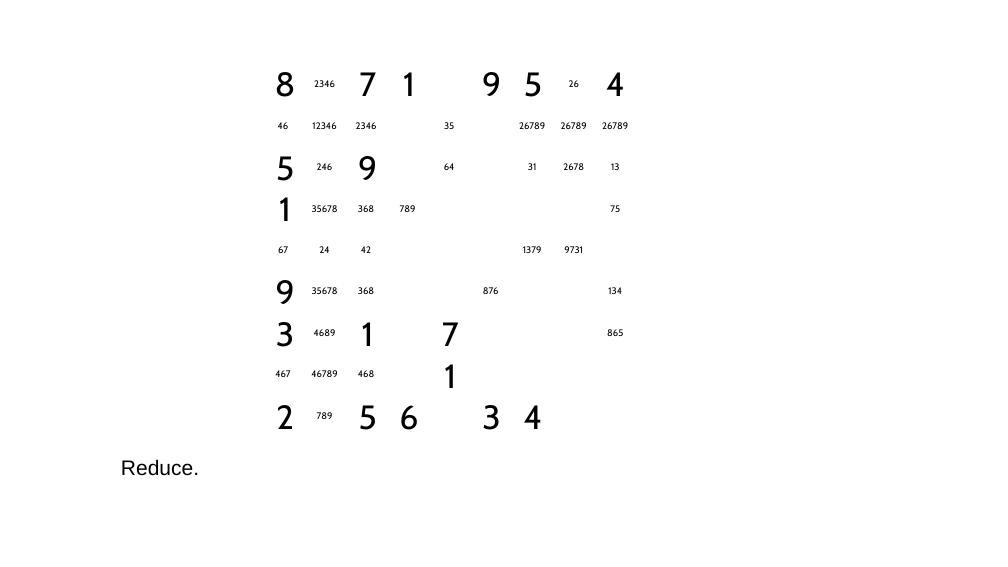
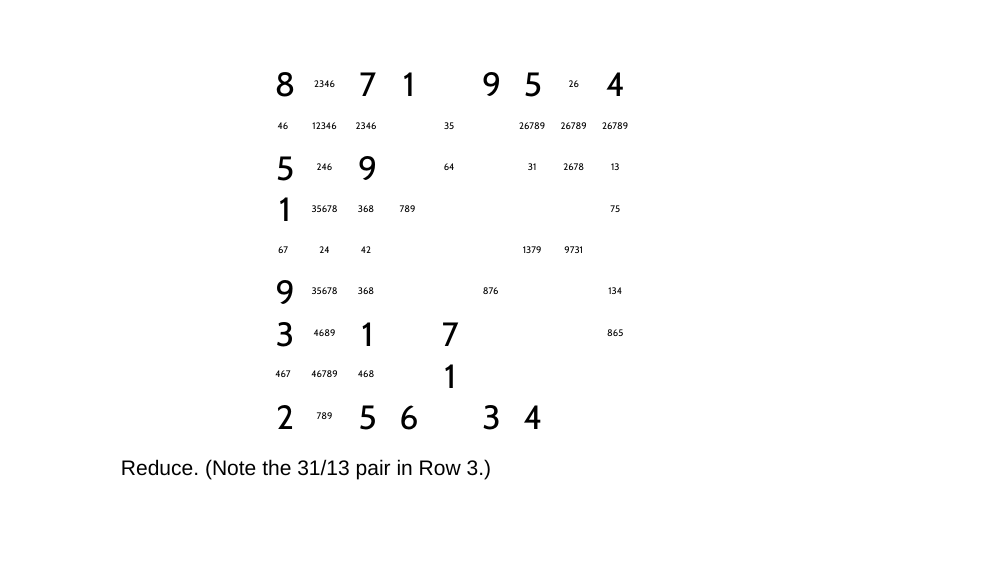
Before and after one commit to jhardis/WSJ_Number_Puzzles, a slide deck: slide 22 of 20260418_1.pptx. Drawn at 1008x567 pixels with LibreOffice and Linux fonts; fonts in the diff are those of the drawing; background and template pictures are left out. Boxes give left, top, right and bottom in pixels: in the first picture for what was removed or moved away, otherwise in the second. Text is boxed around its words. In the diff, an @@ line names an element or a change of style, - is before the commit and + after.

```diff
--- a/20260418_1.pptx
+++ b/20260418_1.pptx
@@ text at (121, 459, 492, 480): text changed @@
-Reduce.
+Reduce. (Note the 31/13 pair in Row 3.)
```
Also in this commit, not shown: 1 other file.
